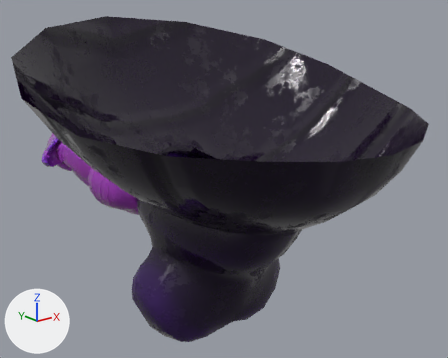
What one commit did to the Blender file GooMonsterDingus.blend.
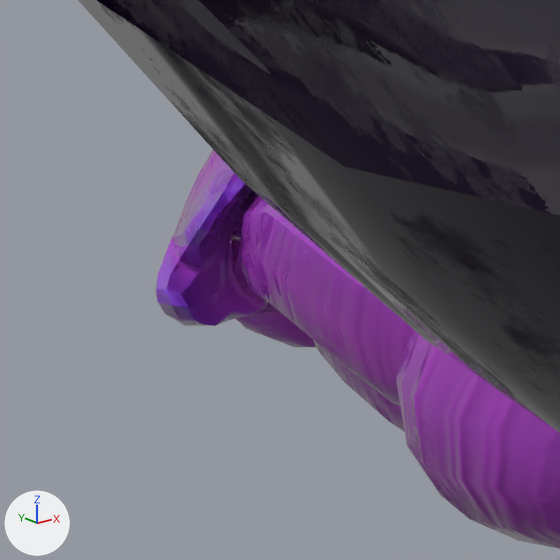
Each version is shown whole from a 50 mm camera at (-16.5, -28.3, 9.9) aimed at (2.1, -5.0, 0.6), then close up on the part from 3% to 27% of the width and 29% to 59% of the height. Arrows for +X, +Y and +Z are at lower left; the lights stay in place. Both versions are drawn at full value of the shape key 'DickPull' of 'Dick'; the numbers are the values there.

Objects in the first close-up: 'Dick'.
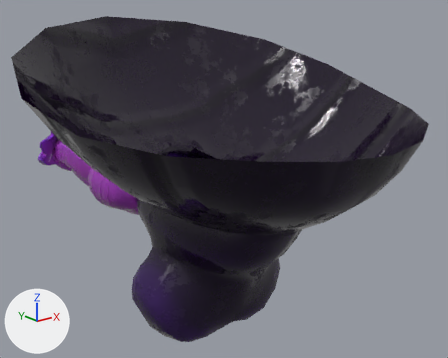
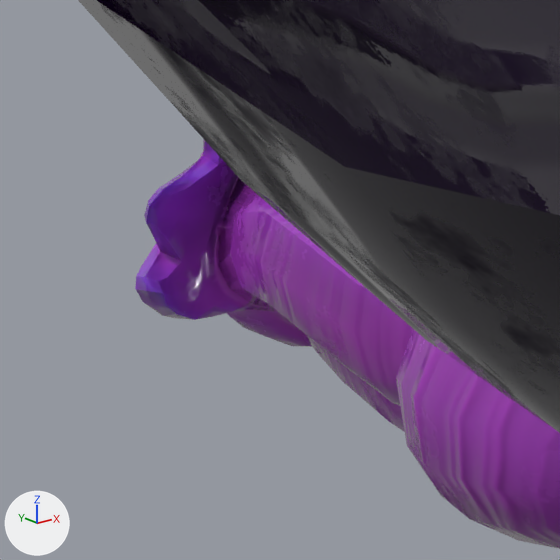
Where the change shows, as pixel boxes [x1, y1, x2, y2] in the close-ups (560 x 560 px; the box of a moved part takes in the faces that stretch with it):
part 1 of me_cube_003, moved or reshaped
    before: [155, 150, 344, 381]
    after: [135, 140, 342, 380]

Diff of the bpy script that builds the scene:
```diff
--- a/GooMonsterDingus.blend.py
+++ b/GooMonsterDingus.blend.py
@@ me_cube_003 @@
 me_cube_003.from_pydata(...)  # 1025 vertices, 1016 faces; spans x -8.2..8.2, y -16.4..10.2, z -6.2..8.3
 # used by ob_dick; location = (0.0, 0.0, 0.0)
+# me_cube_003 part 1: 323 of 1025 vertices moved; they spanned x -2.5..2.5, y 5.5..9.2, z -1.4..2.6 and now span x -2.5..2.5, y 6.3..9.3, z -1.4..2.8; mean shift (0.0, 0.5, 0.0); largest move (0.5, 5.5, 2.6) -> (0.3, 6.7, 2.8)
 me_cube_003.materials.append(mat_material)
```
